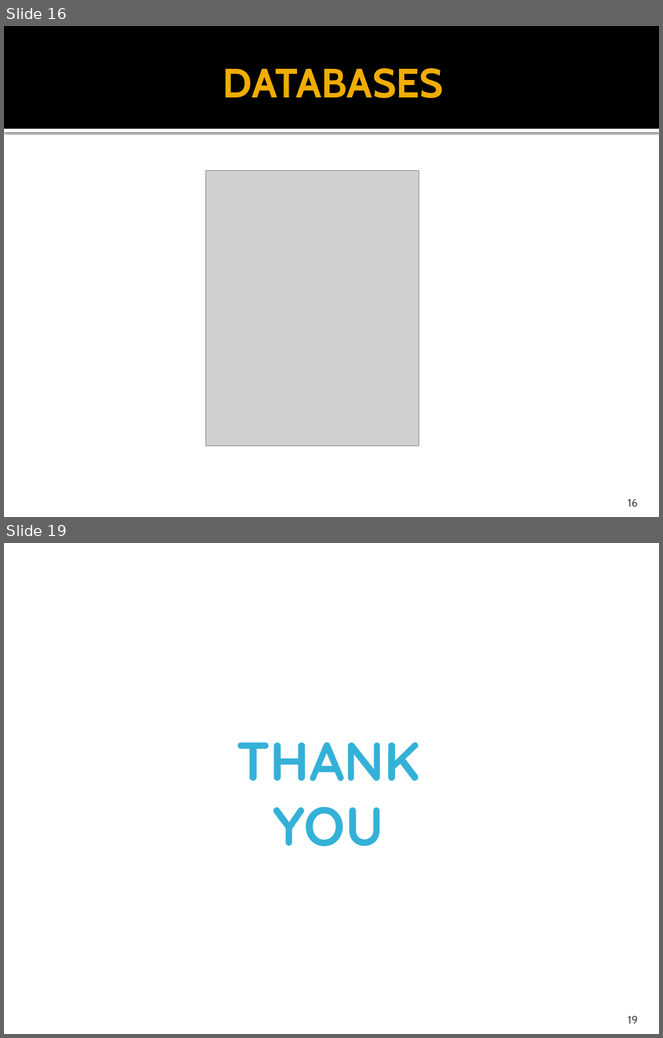
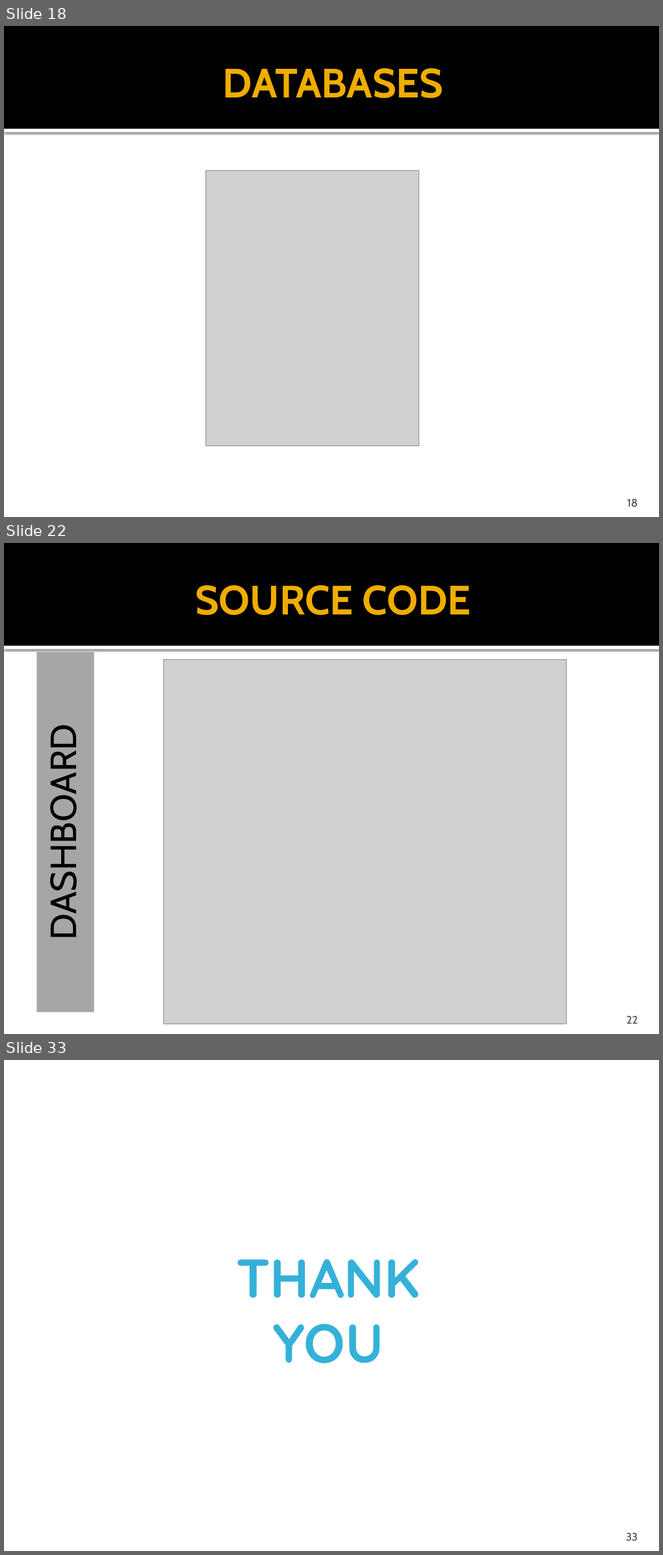
Before and after one commit to Charles-Stephen/Movie_EPROJECT, a slide deck: mydocs/Document.pptx. Shown one above the other, each under a label of ours: slides 16 and 19 before the commit, slides 18, 22 and 33 after it; the slides between them are not shown. The pictures are 663x1038 and 663x1555 pixels, drawn with LibreOffice and Linux fonts; fonts in the diff are those of the drawing; grey boxes stand for pictures; background and template pictures are left out. Boxes give left, top, right and bottom in pixels: in the first picture for what was removed or moved away, otherwise in the second. Text is boxed around its words. In the diff, an @@ line names an element or a change of style, - is before the commit and + after.

```diff
--- a/mydocs/Document.pptx
+++ b/mydocs/Document.pptx
@@ slide 22 added at <box>4,543,659,1034</box>, background #FFFFFF; not listed: 2 template elements that a slide beside it also shows @@
@@ title added at <box>195,585,471,615</box>, 45 pt, text #F0AD00, bold @@
+SOURCE CODE
@@ rectangle added at <box>36,652,94,1013</box>, fill #A6A6A6, 40 pt, text #000000 @@
+DASHBOARD
@@ picture added at <box>163,659,567,1025</box> @@
@@ page number added at <box>627,1016,638,1024</box>, 12 pt, text #454545 @@
+22
@@ what was slide 16 is now slide 18 @@
@@ page number at <box>627,499,638,507</box>: text changed @@
-16
+18
@@ what was slide 19 is now slide 33 @@
@@ page number at <box>626,1533,638,1541</box>: text changed @@
-19
+33
```
Also in this commit, not shown: 2 slides changed, 13 other slides added.
